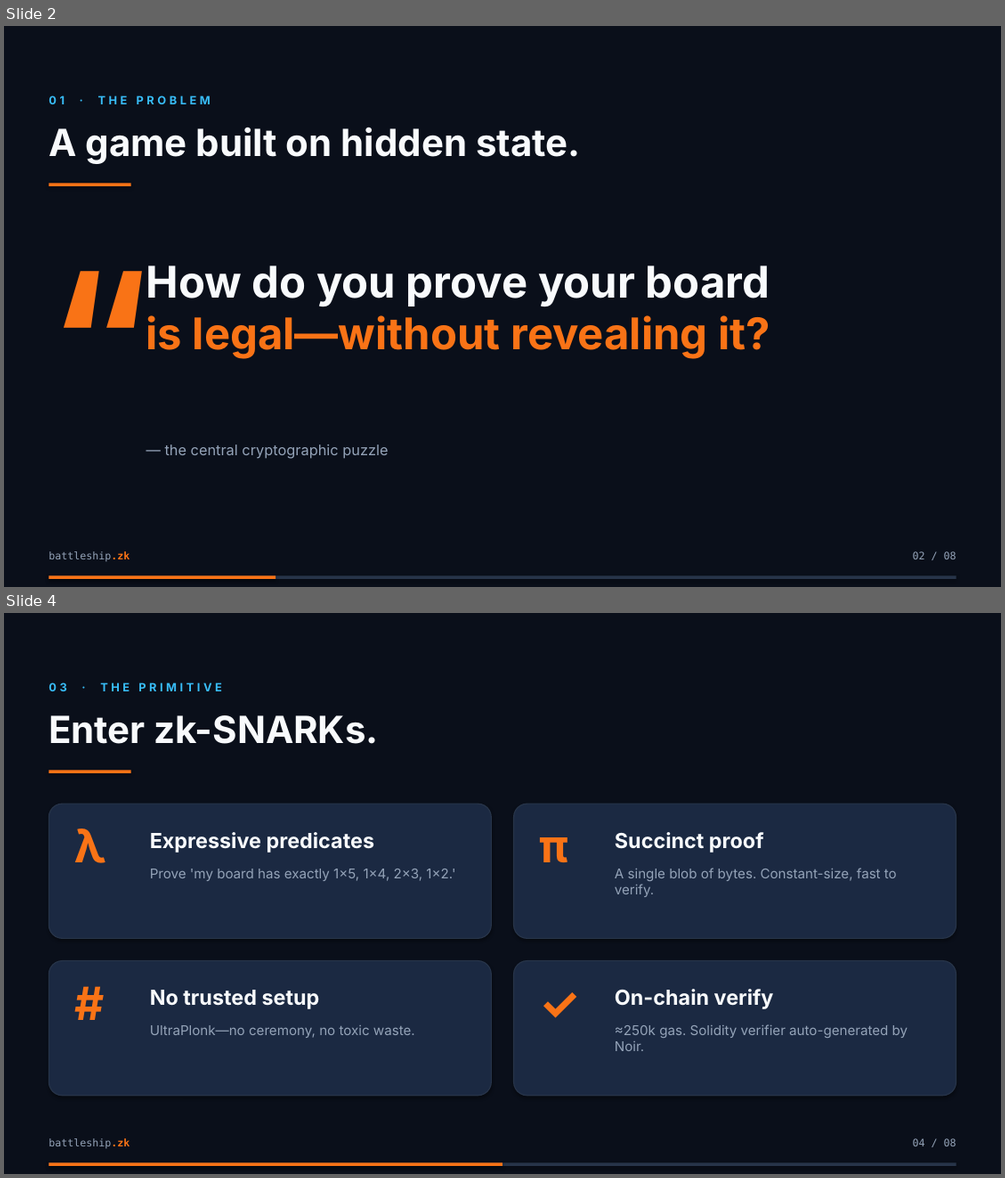
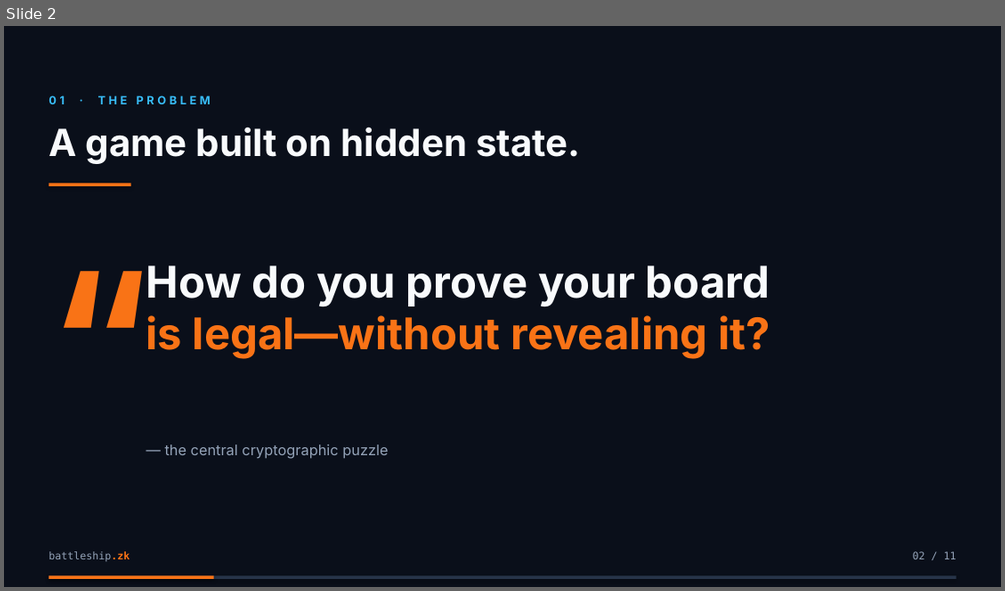
Before and after one commit to ppabba101/solidity-battleship, a slide deck: presentation/battleship-zk-demo.pptx. Shown one above the other, each under a label of ours: slides 2 and 4 before the commit, slide 2 after it; the slides between them are not shown. The pictures are 1005x1178 and 1005x591 pixels, drawn with LibreOffice and Linux fonts; fonts in the diff are those of the drawing. Boxes give left, top, right and bottom in pixels: in the first picture for what was removed or moved away, otherwise in the second. Text is boxed around its words. In the diff, an @@ line names an element or a change of style, - is before the commit and + after.

```diff
--- a/presentation/battleship-zk-demo.pptx
+++ b/presentation/battleship-zk-demo.pptx
@@ slide 4 removed at (4,613,1001,1174), background #FFFFFF @@
@@ rectangle removed at (4,613,1001,1174) @@
@@ text removed at (48,682,222,691) @@
-03 · THE PRIMITIVE
@@ text removed at (48,715,379,744) @@
-Enter zk-SNARKs.
@@ rectangle removed at (48,770,131,773) @@
@@ rounded rectangle removed at (48,803,492,938) @@
@@ rounded rectangle removed at (514,803,956,938) @@
@@ text removed at (75,828,106,863) @@
-λ
@@ text removed at (150,832,375,852) @@
-Expressive predicates
@@ text removed at (540,837,569,862) @@
-π
@@ text removed at (615,832,764,852) @@
-Succinct proof
@@ text removed at (150,868,455,881) @@
-Prove 'my board has exactly 1×5, 1×4, 2×3, 1×2.'
@@ text removed at (615,868,897,897) @@
-A single blob of bytes. Constant-size, fast to verify.
@@ rounded rectangle removed at (48,961,492,1095) @@
@@ text removed at (75,974,150,1041) @@
-#
@@ rounded rectangle removed at (514,961,956,1095) @@
@@ text removed at (540,974,615,1041) @@
-✓
@@ text removed at (150,989,320,1009) @@
-No trusted setup
@@ text removed at (615,989,774,1009) @@
-On-chain verify
@@ text removed at (150,1025,415,1038) @@
-UltraPlonk—no ceremony, no toxic waste.
@@ text removed at (615,1024,908,1051) @@
-≈250k gas. Solidity verifier auto-generated by Noir.
@@ text removed at (48,1138,129,1149) @@
-battleship.zk
@@ text removed at (913,1138,956,1146) @@
-04 / 08
@@ rectangle removed at (48,1163,956,1166) @@
@@ rectangle removed at (48,1163,502,1166) @@
@@ slide 2 changed as well @@
@@ text at (913,551,956,559): text changed @@
-02 / 08
+02 / 11
@@ rectangle: place and size @@
-rectangle at (48,576,275,579)
+rectangle at (48,576,214,579)
```
Also in this commit, not shown: 6 other slides changed, 4 slides added, 14 other files.
